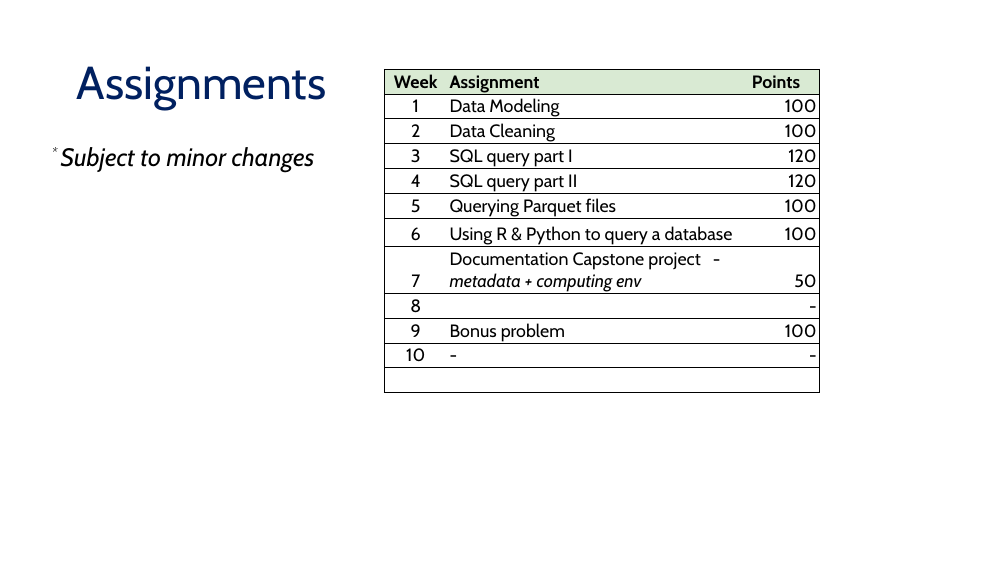
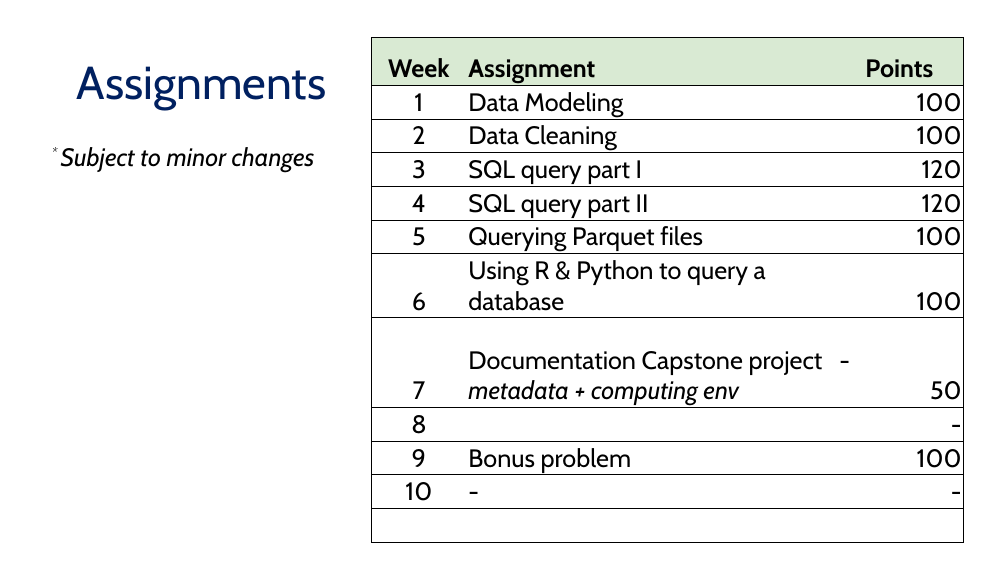
Before and after one commit to UCSB-Library-Research-Data-Services/bren-eds213, a slide deck: slide 10 of modules/week01/eds-213_intro.pptx (slide 12 before the commit). Drawn at 1008x567 pixels with LibreOffice and Linux fonts; fonts in the diff are those of the drawing. Boxes give left, top, right and bottom in pixels: in the first picture for what was removed or moved away, otherwise in the second. Text is boxed around its words. In the diff, an @@ line names an element or a change of style, - is before the commit and + after.

```diff
--- a/modules/week01/eds-213_intro.pptx
+++ b/modules/week01/eds-213_intro.pptx
@@ table at [372, 38, 964, 543] @@
@@ size 17 to 24 pt @@
@@ table: place and size @@
-table at [384, 70, 819, 390]
+table at [372, 38, 964, 543]
```
Also in this commit, not shown: 2 other slides changed.
